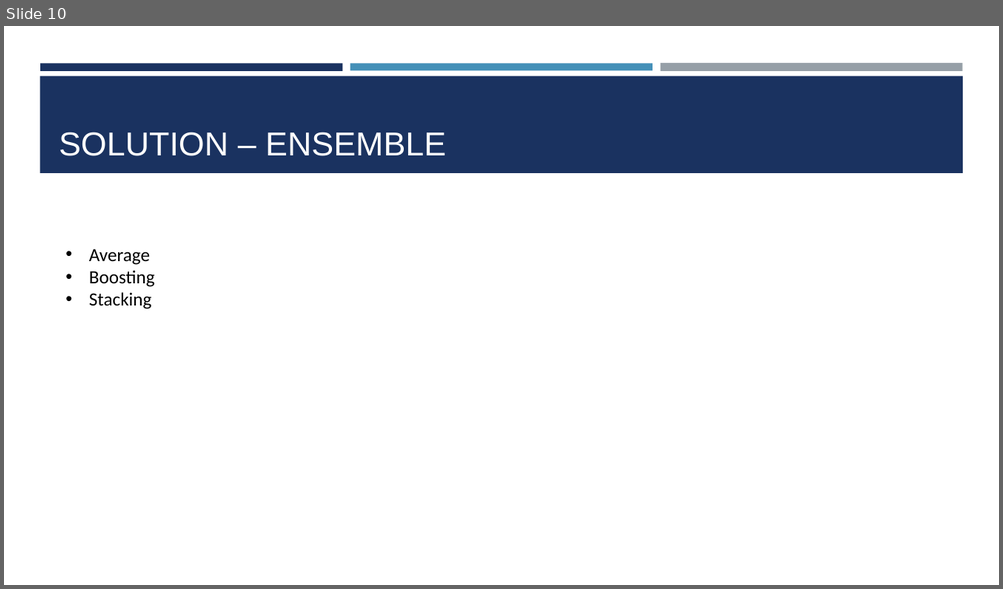
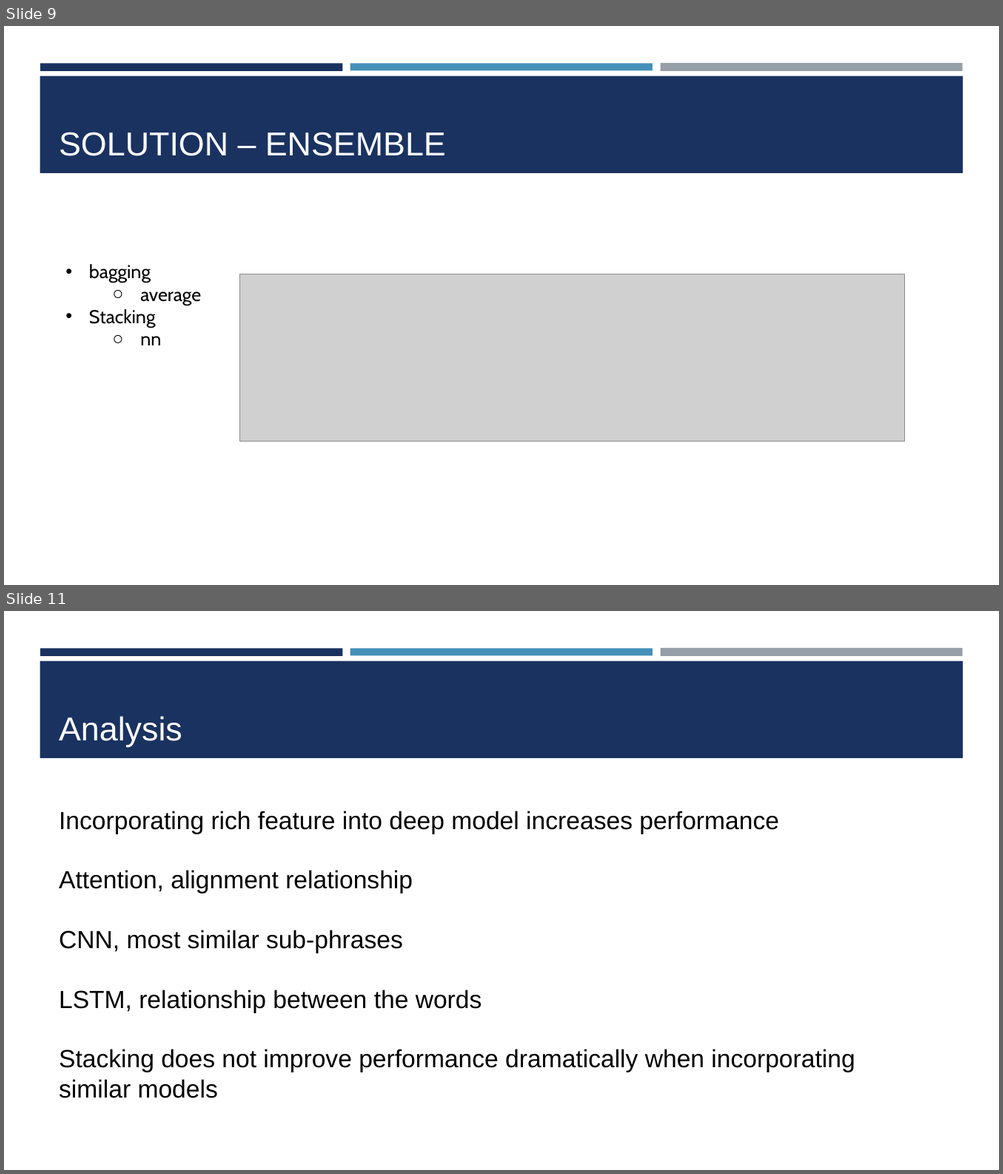
Before and after one commit to BinQian/COMP6208, a slide deck: report/presentation.pptx. Shown one above the other, each under a label of ours: slide 10 before the commit, slides 9 and 11 after it; the slides between them are not shown. The pictures are 1003x589 and 1003x1174 pixels, drawn with LibreOffice and Linux fonts; fonts in the diff are those of the drawing; grey boxes stand for pictures. Boxes give left, top, right and bottom in pixels: in the first picture for what was removed or moved away, otherwise in the second. Text is boxed around its words. In the diff, an @@ line names an element or a change of style, - is before the commit and + after.

```diff
--- a/report/presentation.pptx
+++ b/report/presentation.pptx
@@ slide 11 added at bbox=[4, 611, 999, 1170], background #FFFFFF; not listed: 4 template elements that a slide beside it also shows @@
@@ title added at bbox=[59, 716, 182, 747], 32 pt, text #FFFFFF @@
+Analysis
@@ text added at bbox=[59, 811, 854, 1099], 24 pt, text #000000 @@
+Incorporating rich feature into deep model increases performance
+Attention, alignment relationship
+CNN, most similar sub-phrases
+LSTM, relationship between the words
+Stacking does not improve performance dramatically when incorporating similar models
@@ what was slide 10 is now slide 9 @@
@@ slide 9 changed as well @@
@@ text at bbox=[89, 264, 201, 306]: text changed; font Calibri to Cabin @@
-• Average
-• Boosting
+• bagging
+  ○ average
@@ picture added at bbox=[240, 275, 904, 442] @@
@@ text at bbox=[89, 309, 156, 328]: font Calibri to Cabin in "Stacking" @@
@@ text at bbox=[140, 336, 161, 346]: paragraph added @@
+  ○ nn
```
Also in this commit, not shown: 9 other slides changed, 2 other slides added, 4 slides removed, 9 other files.
